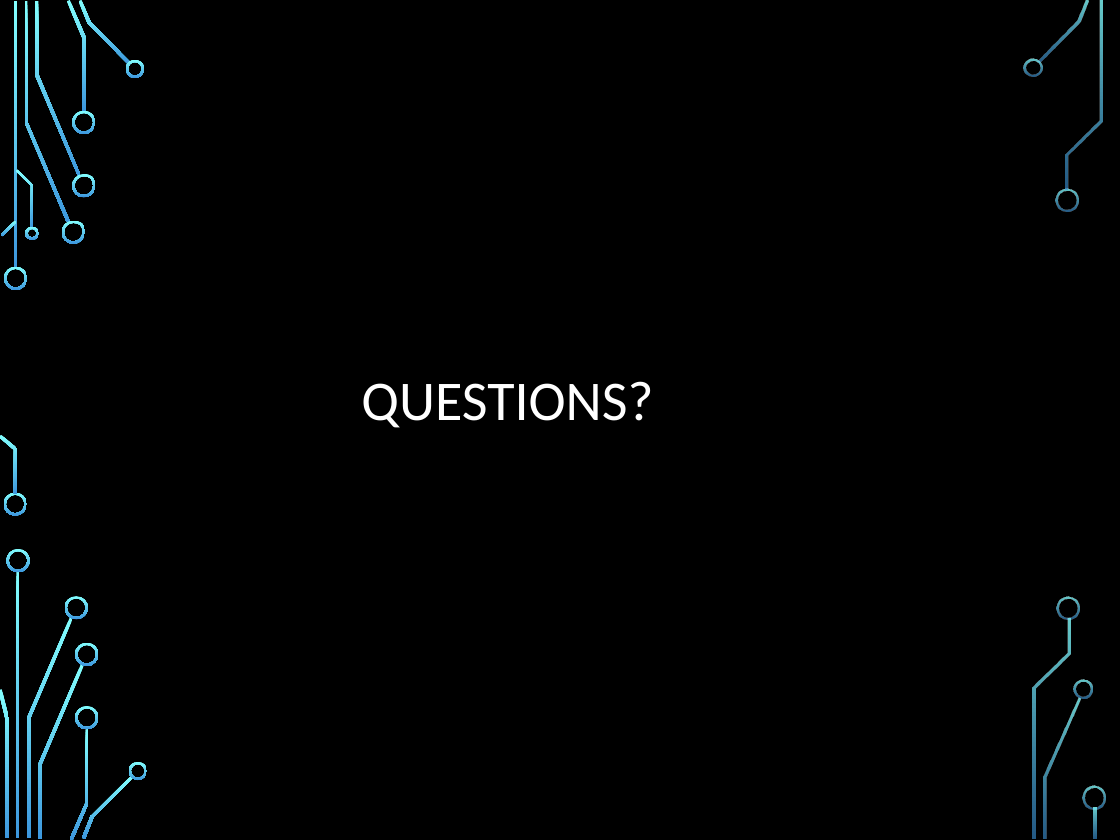
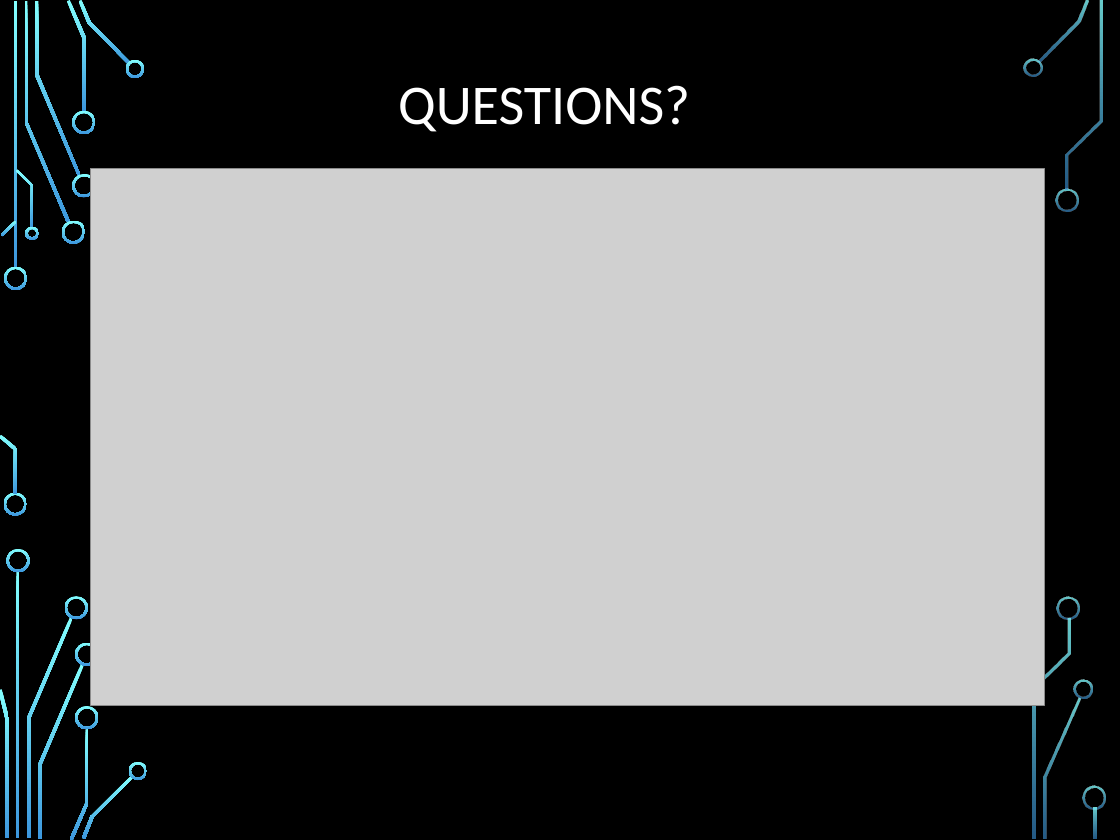
Before and after one commit to jaap15/UAH_APP, a slide deck: slide 22 of CPE495 Slides.pptx. Drawn at 1120x840 pixels with LibreOffice and Linux fonts; fonts in the diff are those of the drawing; grey boxes stand for pictures; background and template pictures are left out. Boxes give left, top, right and bottom in pixels: in the first picture for what was removed or moved away, otherwise in the second. Text is boxed around its words. In the diff, an @@ line names an element or a change of style, - is before the commit and + after.

Commit message:
Finalized Presentation Slides

```diff
--- a/CPE495 Slides.pptx
+++ b/CPE495 Slides.pptx
@@ title "QUESTIONS?": place and size @@
-title "QUESTIONS?" at (361,381,653,428)
+title "QUESTIONS?" at (398,85,690,132)
@@ picture added at (90,169,1045,705) @@
```
